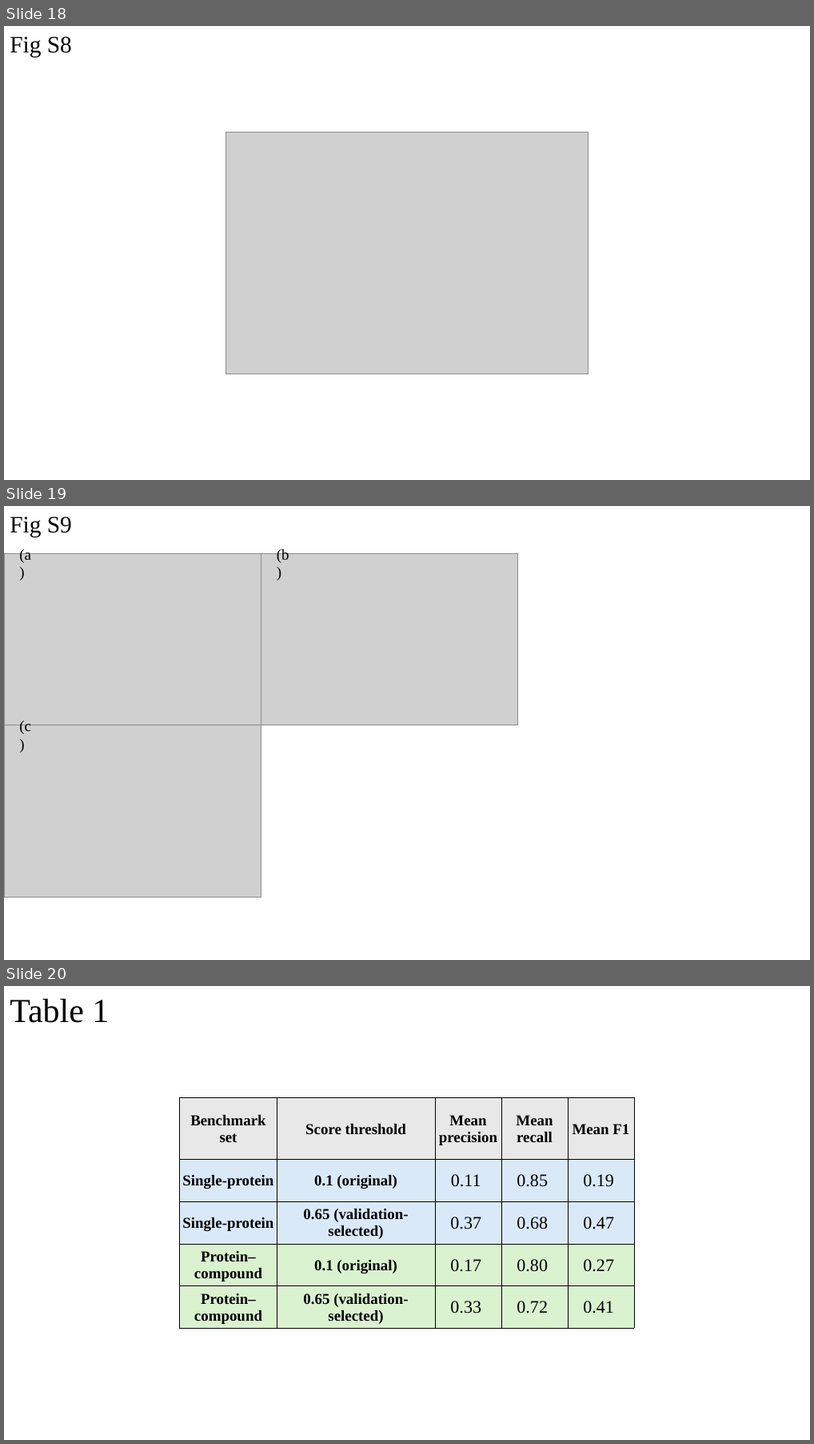
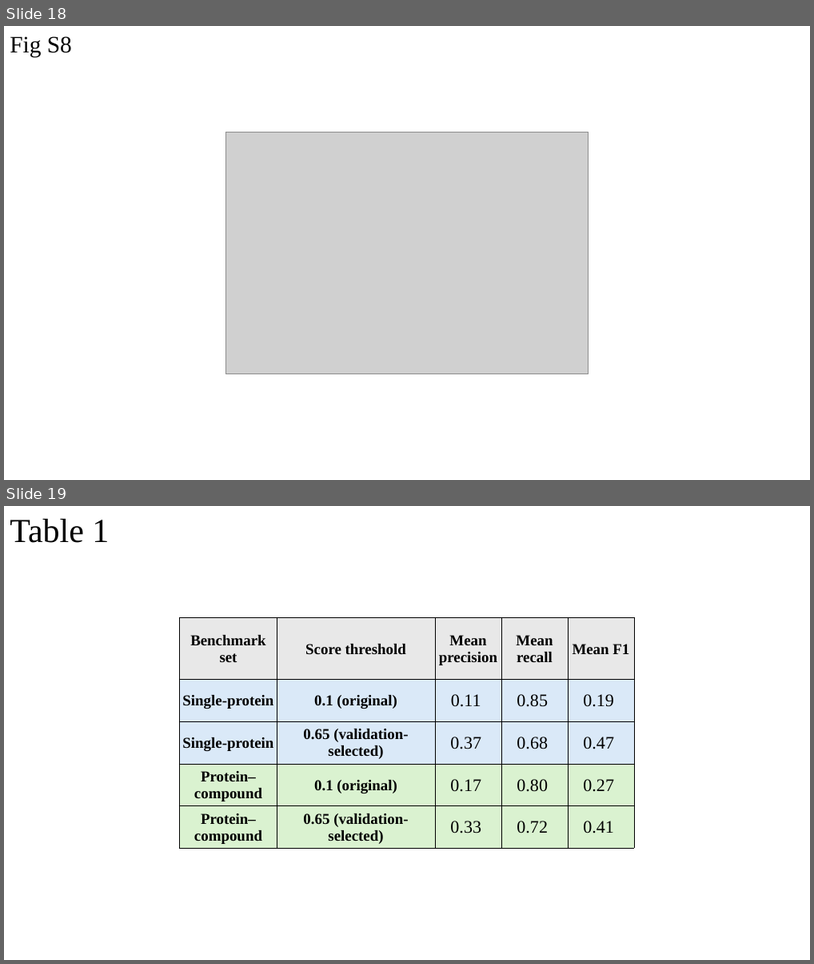
Before and after one commit to shadow1229/WatGNN_SI, a slide deck: manuscript_image/images.pptx. Shown one above the other, each under a label of ours: slides 18, 19 and 20 before the commit, slides 18 and 19 after it. The pictures are 814x1444 and 814x964 pixels, drawn with LibreOffice and Linux fonts; fonts in the diff are those of the drawing; grey boxes stand for pictures. Boxes give left, top, right and bottom in pixels: in the first picture for what was removed or moved away, otherwise in the second. Text is boxed around its words. In the diff, an @@ line names an element or a change of style, - is before the commit and + after.

```diff
--- a/manuscript_image/images.pptx
+++ b/manuscript_image/images.pptx
@@ slide 19 removed at (4,506,810,960), background #FFFFFF @@
@@ text removed at (10,516,72,537) @@
-Fig S9
@@ text removed at (19,548,31,563) @@
-(a)
@@ text removed at (277,548,290,563) @@
-(b)
@@ picture removed at (4,554,261,725) @@
@@ picture removed at (261,554,518,725) @@
@@ text removed at (19,720,31,734) @@
-(c)
@@ picture removed at (4,725,261,896) @@
@@ what was slide 20 is now slide 19 @@
```
